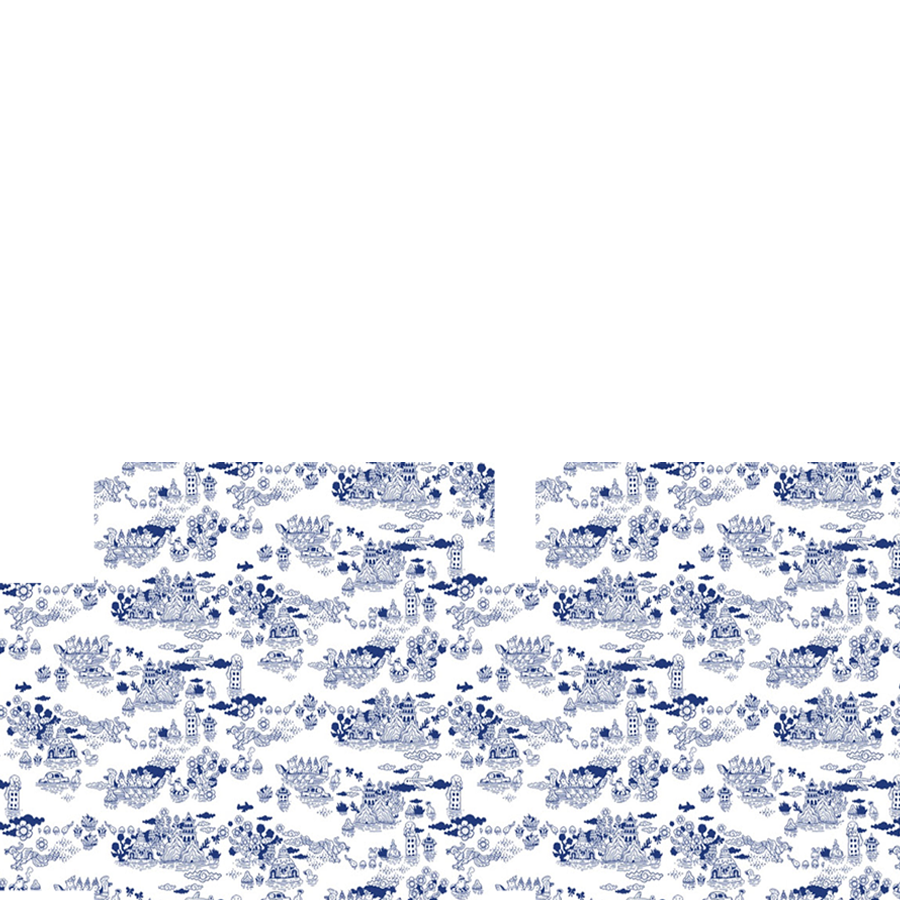
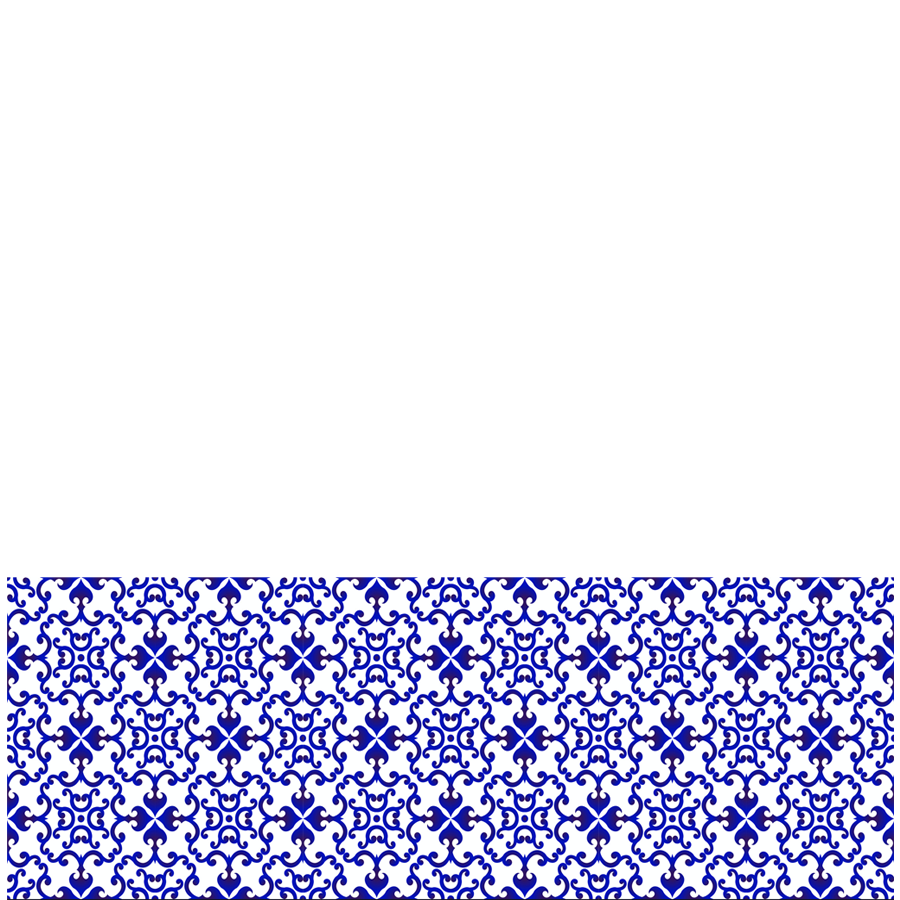
Revision of a layered 900×900 image; what changed, layer by layer:
added layer "Layer 1 copy 2" above "Background" over [left=7, top=577, right=894, bottom=900]
hid "Background" over [left=0, top=462, right=900, bottom=900]
